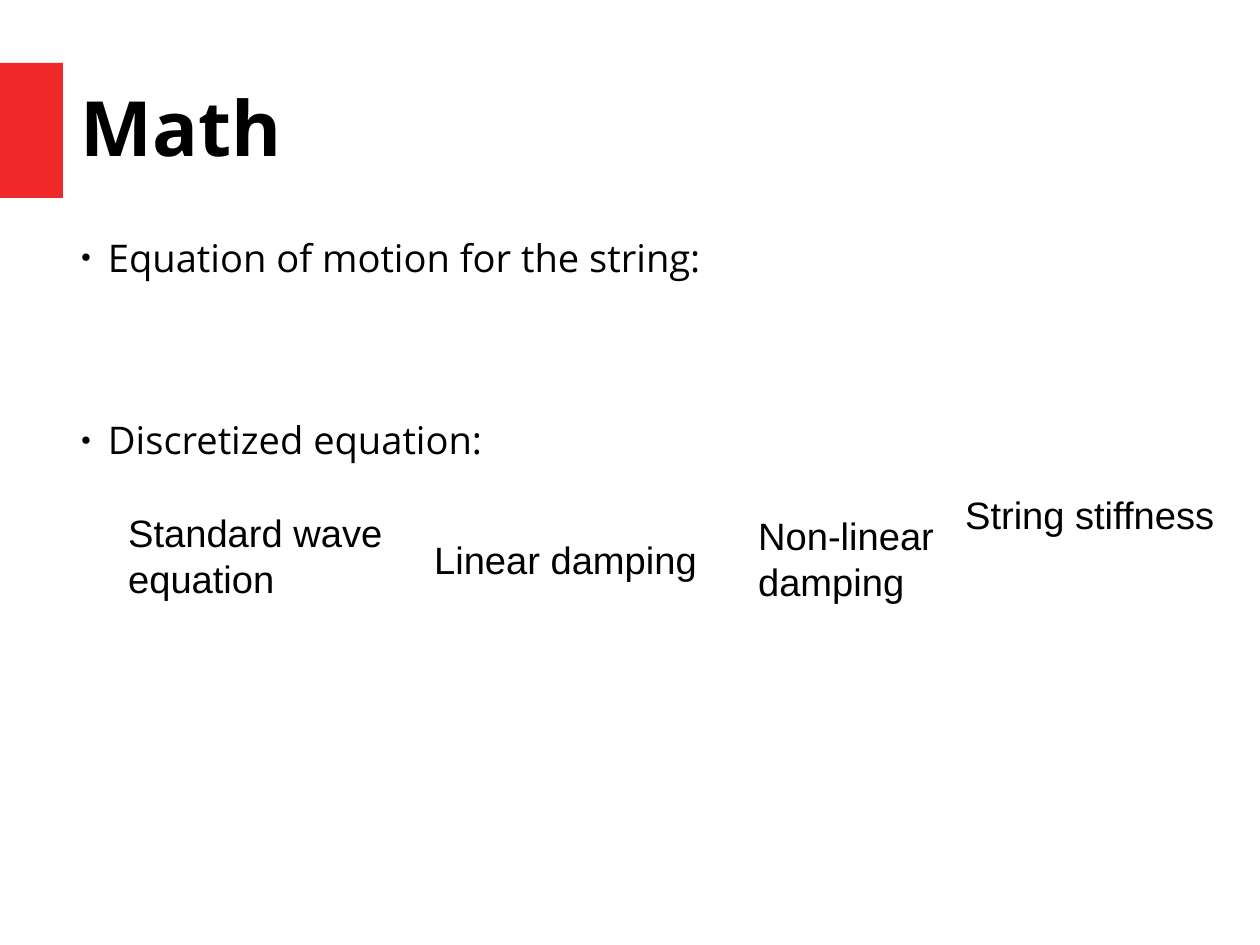
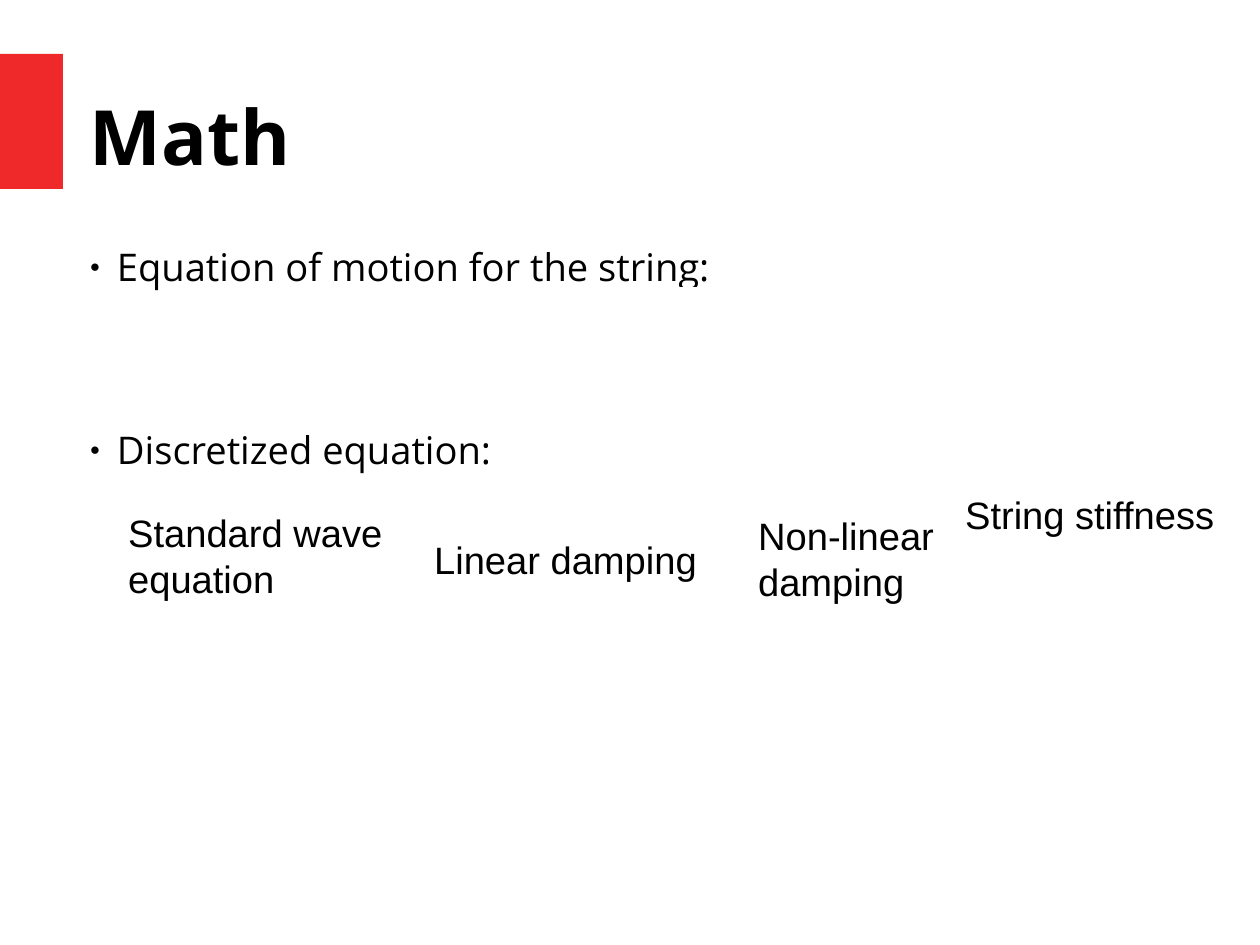
Before and after one commit to kianvde/PianoSimulation, a slide deck: slide 4 of presentation/Presentation ICCP.pptx. Drawn at 1260x945 pixels with LibreOffice and Linux fonts; fonts in the diff are those of the drawing. Boxes give left, top, right and bottom in pixels: in the first picture for what was removed or moved away, otherwise in the second. Text is boxed around its words. In the diff, an @@ line names an element or a change of style, - is before the commit and + after.

```diff
--- a/presentation/Presentation ICCP.pptx
+++ b/presentation/Presentation ICCP.pptx
@@ rectangle: place and size @@
-rectangle at <box>0,63,63,198</box>
+rectangle at <box>0,54,63,189</box>
@@ text "Math": place and size @@
-text "Math" at <box>81,98,282,157</box>
+text "Math" at <box>90,107,291,166</box>
@@ text "Equation of motion for the ...": place and size @@
-text "Equation of motion for the ..." at <box>108,243,700,463</box>
+text "Equation of motion for the ..." at <box>117,252,709,473</box>
```
Also in this commit, not shown: 9 other slides changed, 3 slides added, 2 slides removed.
